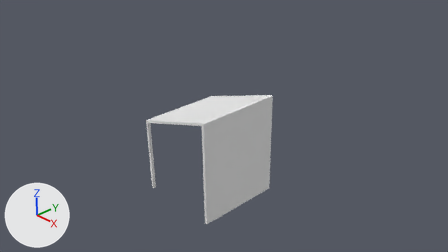
A saved change to the Blender file data/mesh/salle/salle_cote.blend.
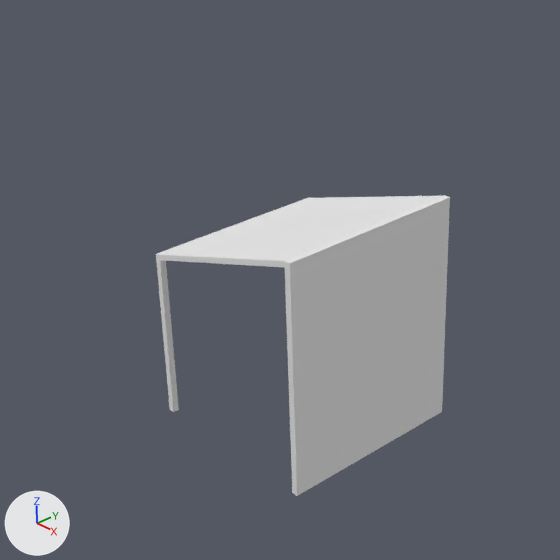
Each version is shown from the file's camera 'Camera', then close up on the part from 18% to 71% of the width and 4% to 100% of the height. The axes (+X, +Y, +Z) are drawn at lower left. The lights are the same throughout.
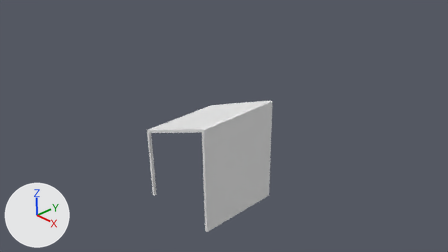
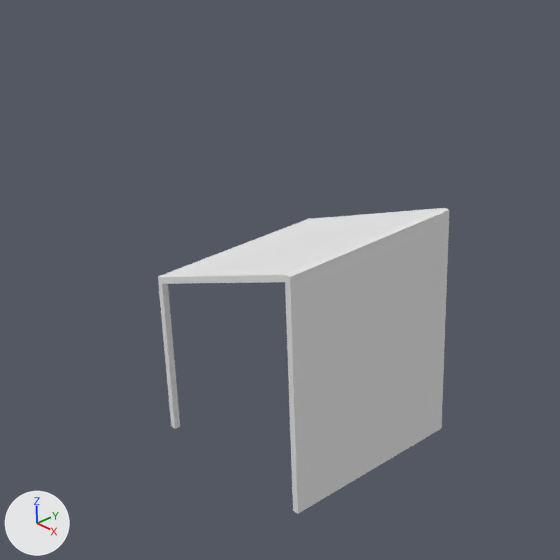
Where the change shows, as pixel boxes (x1, y1, x2, y2) in the close-ups (560 x 560 px; the box of a moved part takes in the faces that stretch with it):
```json
{"object": "Cube", "change": "reshaped", "before": [156, 195, 450, 496], "after": [158, 208, 449, 514]}
{"part": 1, "of": "me_cube", "change": "moved or reshaped", "before": [156, 260, 178, 407], "after": [158, 283, 180, 423]}
{"part": 2, "of": "me_cube", "change": "moved or reshaped", "before": [156, 197, 311, 260], "after": [158, 218, 313, 284]}
{"part": 3, "of": "me_cube", "change": "moved or reshaped", "before": [169, 405, 442, 496], "after": [171, 421, 442, 514]}
{"part": 4, "of": "me_cube", "change": "moved or reshaped", "before": [285, 203, 450, 285], "after": [285, 282, 442, 508]}
{"part": 5, "of": "me_cube", "change": "moved or reshaped", "before": [160, 195, 450, 270], "after": [162, 208, 449, 285]}
```

The change, as JSON lines over the scene's bpy script:
```json
{"block": "me_cube", "where": "me_cube.from_pydata(...)  # 65 vertices, 67 faces, 3 loose edges; spans x -1.0..1.0, y -1.0..1.0, z -0.83..0.77"}
{"block": "me_cube", "where": "# used by ob_cube; location = (0.0, 0.0, 0.0); scale = (1.0, 1.0, 1.5)"}
{"block": "me_cube", "change": "me_cube part 1: all 8 vertices in x -1.0..-0.93, y -1.0..1.0, z 0.33..0.34 are moved by (0.0, 0.0, -0.17)"}
{"block": "me_cube", "change": "me_cube part 2: all 8 vertices in x -1.0..-0.93, y -1.0..1.0, z 0.37..0.38 are moved by (0.0, 0.0, -0.16)"}
{"block": "me_cube", "change": "me_cube part 3: all 16 vertices in x -1.0..1.0, y -1.0..1.0, z -0.83 are moved by (0.0, 0.0, -0.14)"}
{"block": "me_cube", "change": "me_cube part 4: all 8 vertices in x 0.93..1.0, y -1.0..1.0, z 0.73 are moved by (0.0, 0.0, -0.09)"}
{"block": "me_cube", "change": "me_cube part 5: all 8 vertices in x 0.93..1.0, y -1.0..1.0, z 0.77 are moved by (0.0, 0.0, -0.08)"}
```
